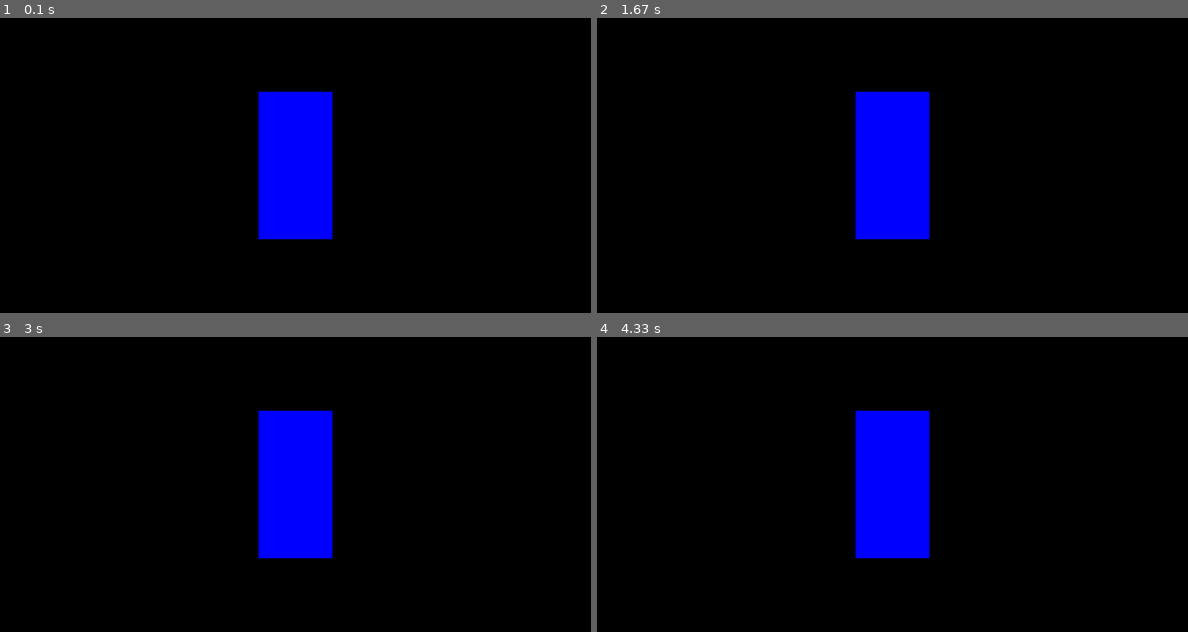
Above: before the commit, frames 1-4 (two rows, left to right).
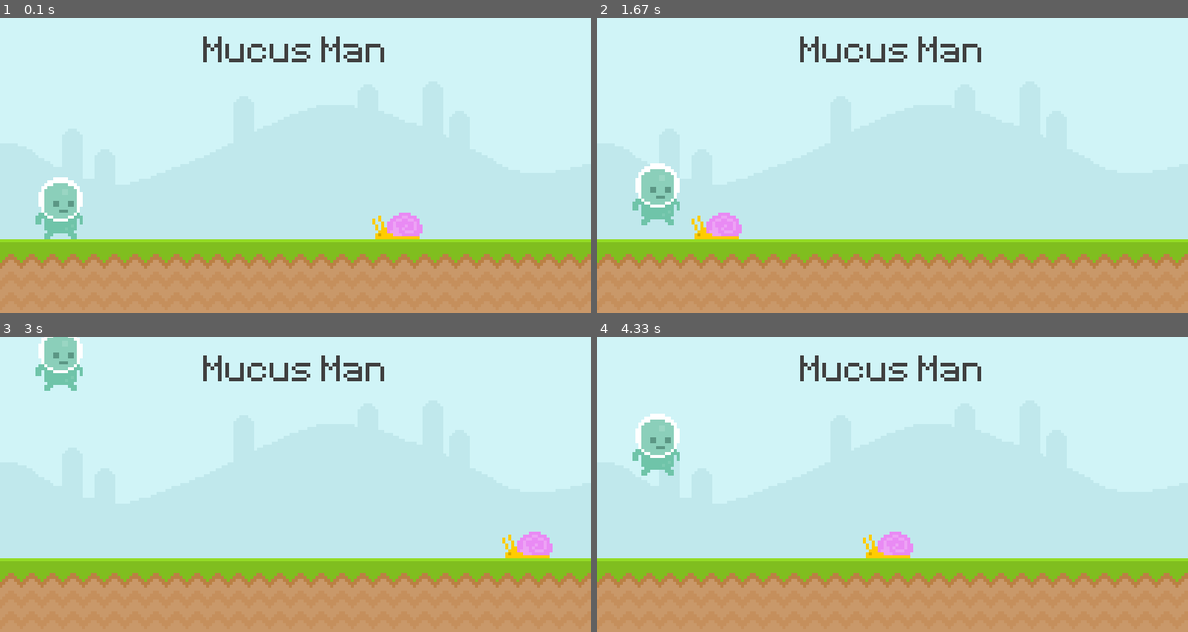
Above: after the commit, the same moments.

Repository: Willmo103/Pygame_intro
Game: pygame game, started from main.py
Same seed, same stepped clock (60 frames per second), same inputs: the game is played once before the commit and once after it.
Inputs:
- Up to frame 1 (0.1 s): no input
- Up to frame 2 (1.67 s): tap Space at 0.33, 0.73, 1.03, 1.23, 1.57 s
- Up to frame 3 (3 s): tap Space at 1.87, 2.07, 2.37, 2.63, 2.97 s
- Up to frame 4 (4.33 s): tap Space at 3.27, 3.4, 3.8, 4.1 s

The runs differ from the first frame. In frame 1, 100% of the frame differs, in the area x 0-100%, y 0-100%; in frame 2, 100%; in frame 3, 100%; in frame 4, 100%.

Commit message:
game logic

Diff:
--- a/main.py
+++ b/main.py
@@ -6,9 +6,23 @@
 screen = pygame.display.set_mode((800, 400))
 pygame.display.set_caption("Runner")
 clock = pygame.time.Clock()
+test_font = pygame.font.Font("font/Pixeltype.ttf", 80)
 
-test_surface = pygame.Surface((100, 200))
-test_surface.fill('Blue')
+# Background surfaces
+sky_surface = pygame.image.load("graphics/Sky.png").convert()
+
+ground_surface = pygame.image.load("graphics/ground.png").convert()
+ground_rect = ground_surface.get_rect(topleft = (0, 300))
+
+score_surface = test_font.render(" Mucus Man ", False, (64, 64, 64))
+score_rect = score_surface.get_rect(center = (400, 50))
+
+snail_surface = pygame.image.load("graphics/snail/snail1.png").convert_alpha()
+snail_rect = snail_surface.get_rect(bottomright = (600, 300))
+
+player_surface = pygame.image.load("graphics/Player/player_walk_1.png").convert_alpha()
+player_rect = player_surface.get_rect(midbottom = (80, 300))
+player_gravity = 0
 
 # enter game loop
 running = True
@@ -17,13 +31,42 @@
         if event.type == pygame.QUIT:
             pygame.quit()
             exit()
+        if event.type == pygame.KEYDOWN:
+            if event.key == pygame.K_SPACE:
+                print("space pressed")
+                if player_gravity == 0:
+                    player_gravity -= 20
+        if event.type == pygame.KEYUP:
+            if event.key == pygame.K_SPACE:
+                print("space released")
 
-    screen.blit(test_surface, (350, 100))
+    screen.blit(sky_surface, (0, 0))
+    screen.blit(ground_surface, ground_rect)
+    # pygame.draw.rect(screen, "Teal", score_rect, 10)
+    # pygame.draw.rect(screen, "Teal", score_rect)
+    screen.blit(score_surface, score_rect)
+
+    snail_rect.x -= 4
+    if snail_rect.right <= 0: snail_rect.left = 800
+    screen.blit(snail_surface, snail_rect)
+
+    # player
+    player_gravity += 1
+    player_rect.y += player_gravity
+    if player_rect.colliderect(snail_rect):
+        # print("collision")
+        ...
+    if player_rect.colliderect(ground_rect):
+        player_rect.bottom = ground_rect.top
+        player_gravity = 0
+
+    screen.blit(player_surface, player_rect)
+
     pygame.display.update()
-
     # setting framerate floor to 60 cycle/sec
     clock.tick(60)
 
 
 # display surfaces is the background images
 # regular surfaces are separate stack-able surfaces
+# use the convert method on images to help pygame handle them better and your game run faster.
